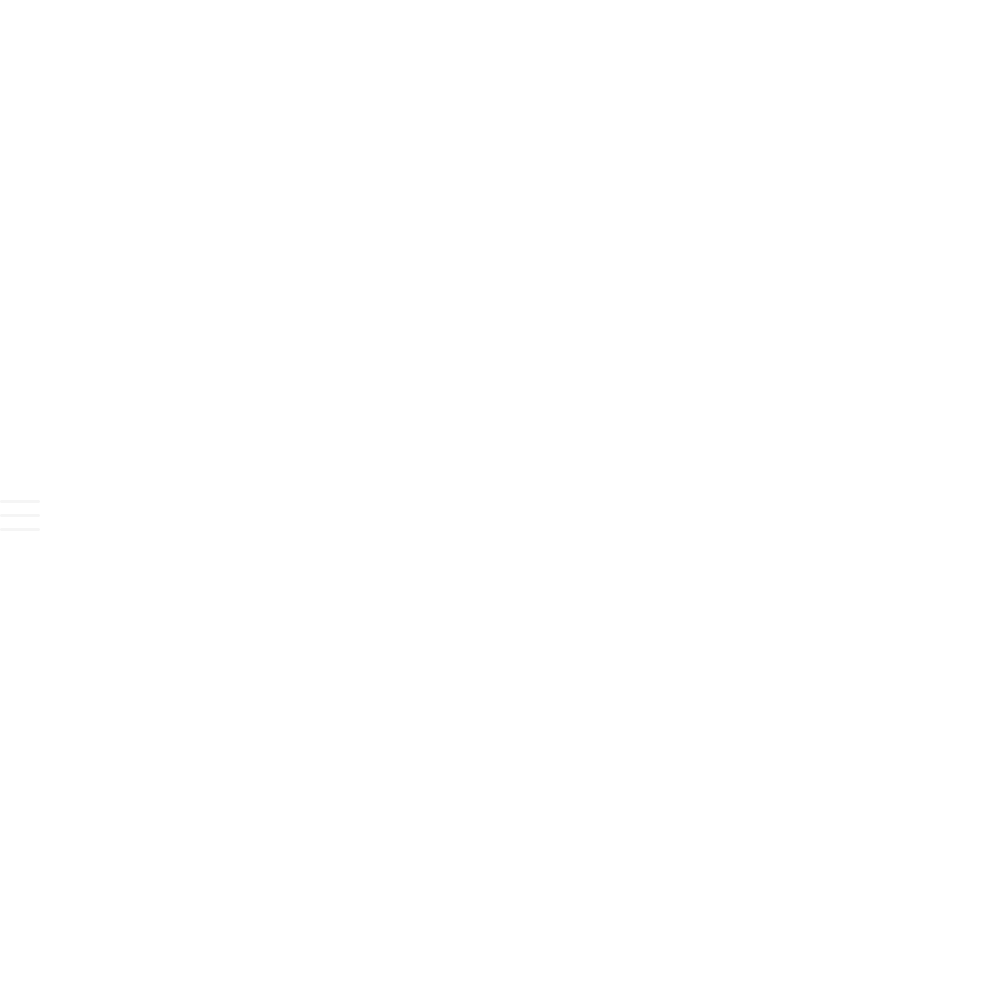
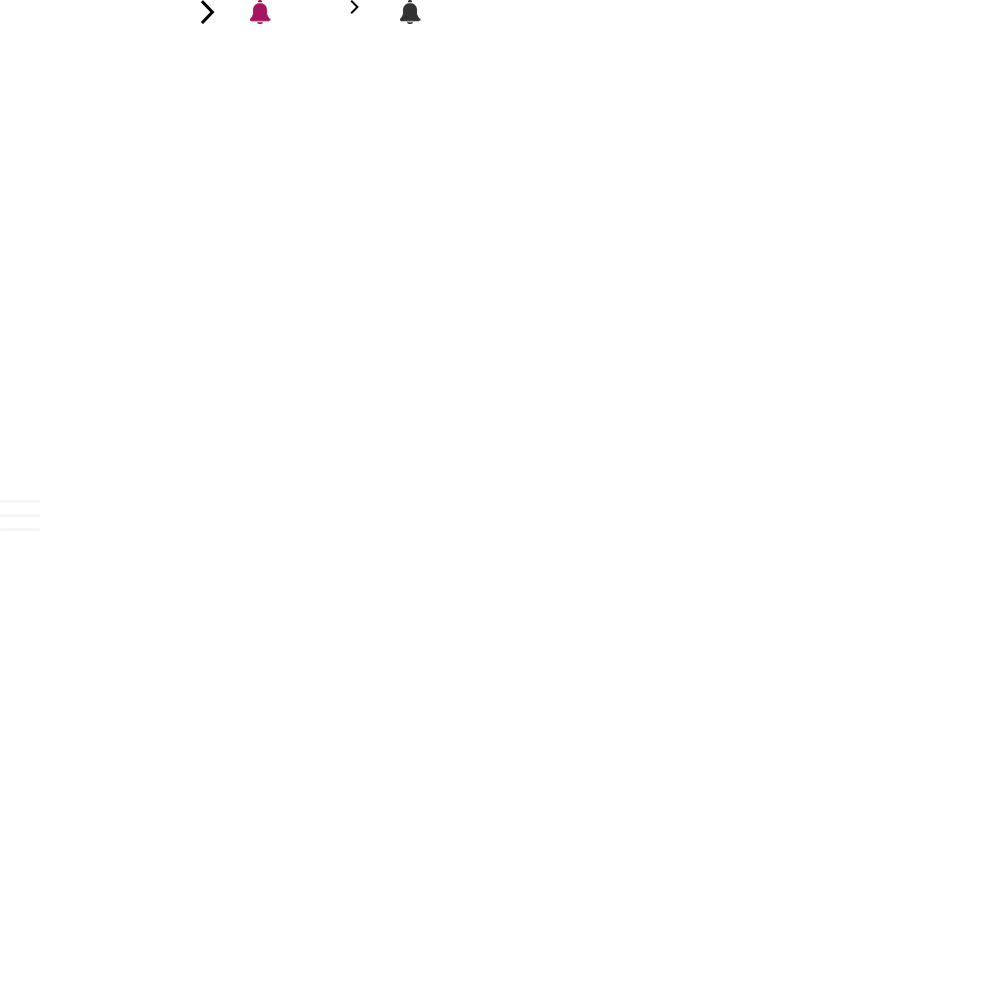
Two versions of the same layered image (w=1000, h=1000). Layer-by-layer changes:
added group "그룹 1" with 6 layers above "레이어 1" over [200,0,421,25]
added layer "레이어 6" in group "그룹 1" over [350,0,359,14]
added layer "레이어 7" in group "그룹 1" over [200,0,215,25]
added layer "레이어 4" in group "그룹 1" over [250,0,271,24]
added layer "레이어 3" in group "그룹 1" over [400,0,421,24]
